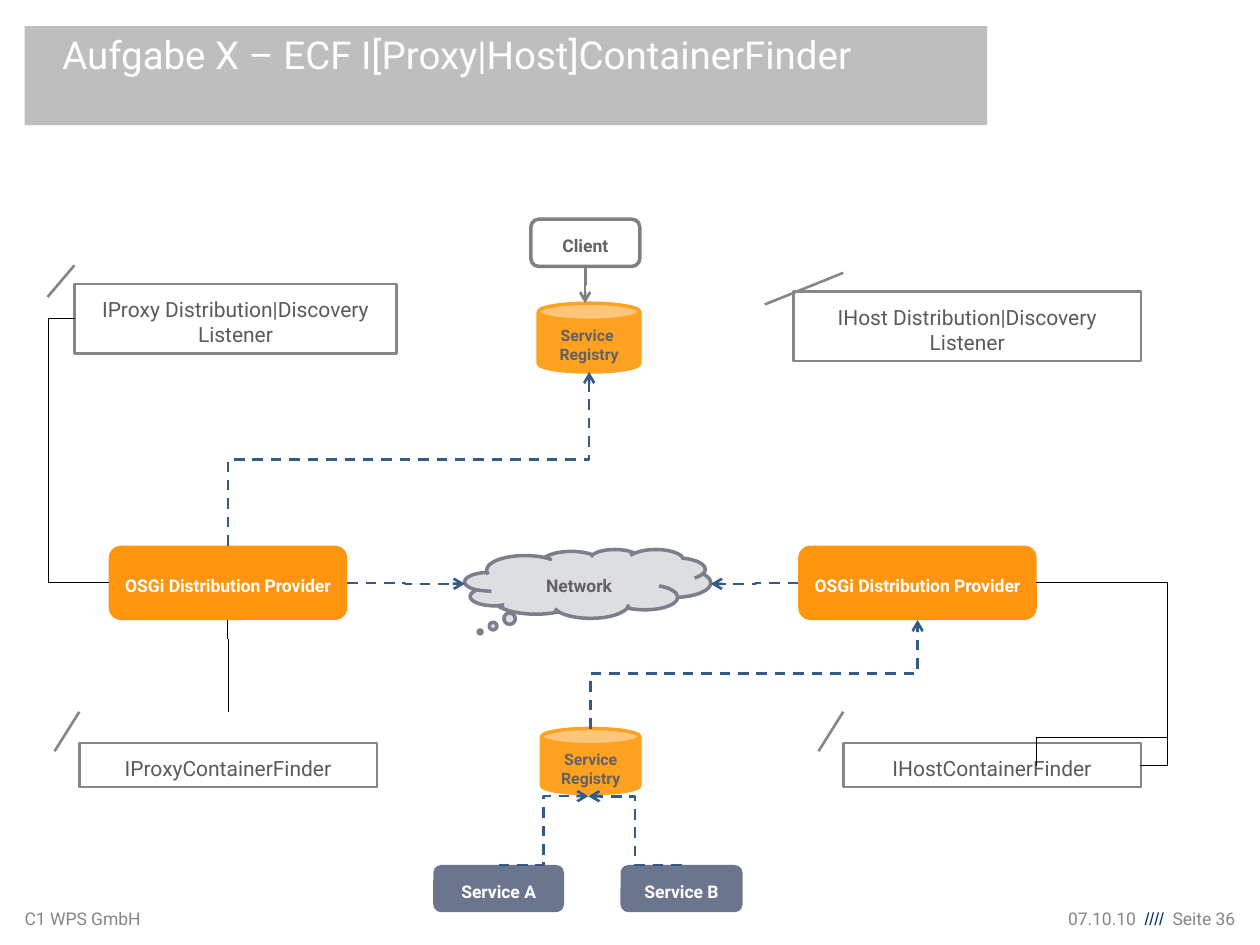
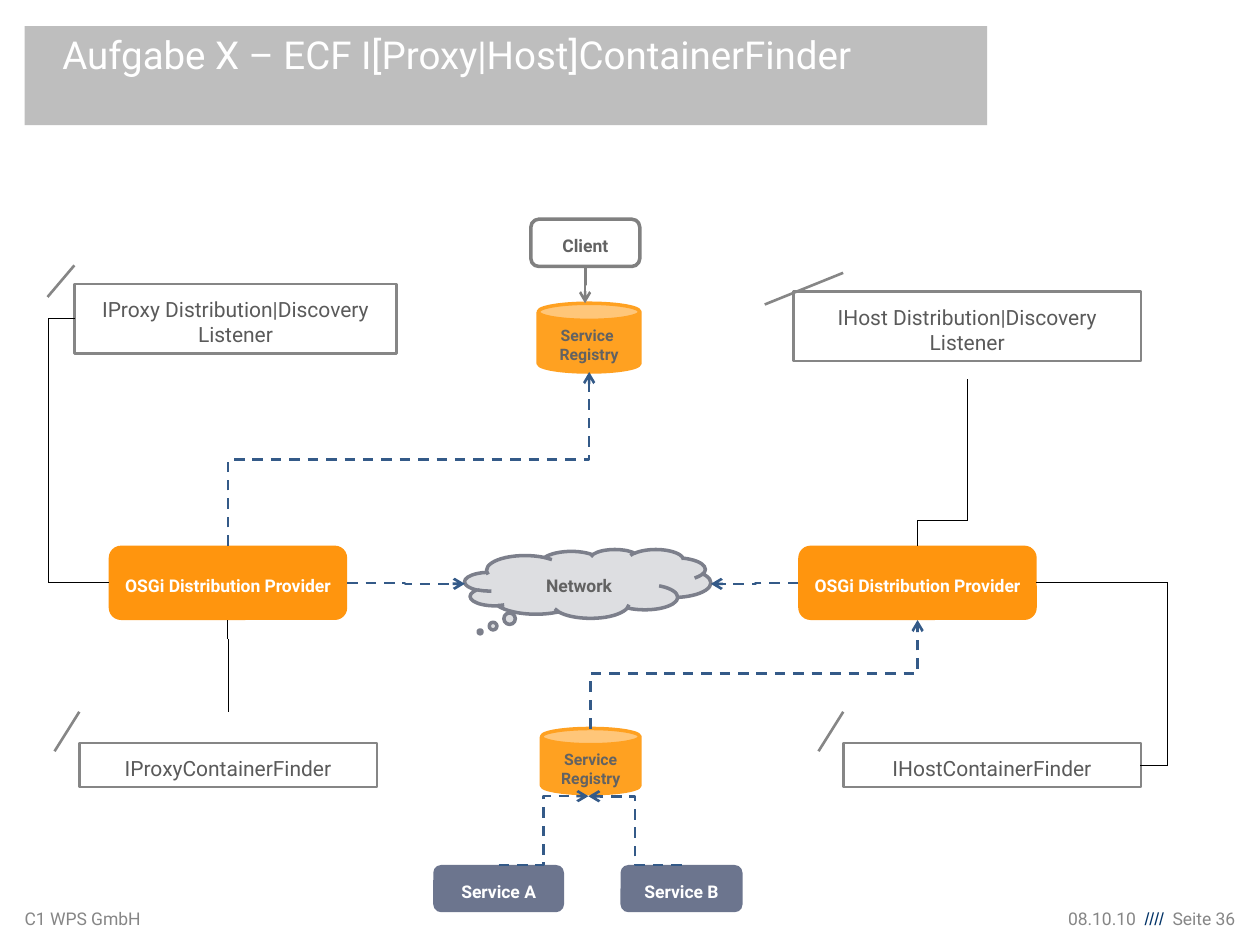
Before and after one commit to lemmy/org.eclipse.ecf.winterschool, a slide deck: slide 36 of org.eclipse.ecf.winterschool/EclipseCommunicationFramework.odp. Drawn at 1260x945 pixels with LibreOffice and Linux fonts; fonts in the diff are those of the drawing; background and template pictures are left out. Boxes give left, top, right and bottom in pixels: in the first picture for what was removed or moved away, otherwise in the second. Text is boxed around its words. In the diff, an @@ line names an element or a change of style, - is before the commit and + after.

```diff
--- a/org.eclipse.ecf.winterschool/EclipseCommunicationFramework.odp
+++ b/org.eclipse.ecf.winterschool/EclipseCommunicationFramework.odp
@@ elbow line moved from (1037, 765) - (1167, 583) to (917, 546) - (968, 379) @@
@@ text at (1068, 912, 1236, 925): text changed @@
-07.10.10 //// Seite 36
+08.10.10 //// Seite 36
```
Also in this commit, not shown: 5 other slides changed, 1 slide added, 1 other file.
